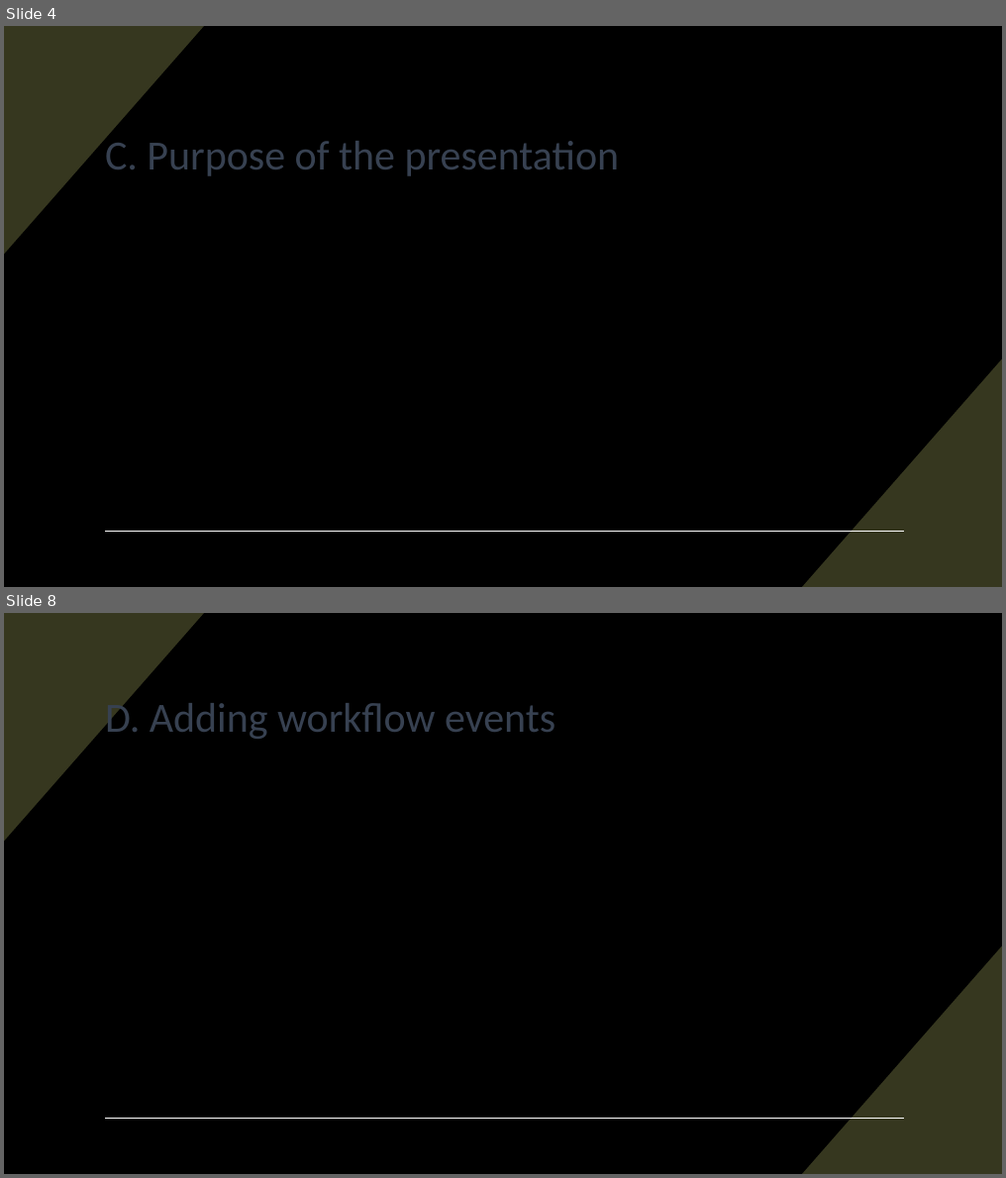
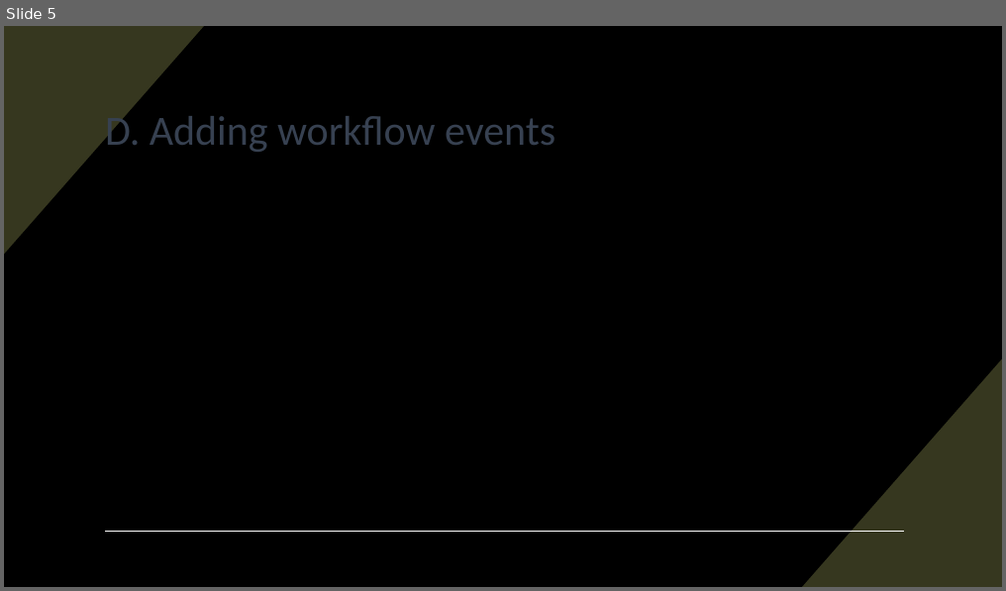
Before and after one commit to pulcher/github-actions-getting-started, a slide deck: getting-started-with-github-actions.pptx. Shown one above the other, each under a label of ours: slides 4 and 8 before the commit, slide 5 after it; the slides between them are not shown. The pictures are 1006x1178 and 1006x591 pixels, drawn with LibreOffice and Linux fonts; fonts in the diff are those of the drawing. Boxes give left, top, right and bottom in pixels: in the first picture for what was removed or moved away, otherwise in the second. Text is boxed around its words. In the diff, an @@ line names an element or a change of style, - is before the commit and + after.

```diff
--- a/getting-started-with-github-actions.pptx
+++ b/getting-started-with-github-actions.pptx
@@ slide 4 removed at [4, 26, 1002, 587], background #000000; not listed: 3 template elements that a slide beside it also shows @@
@@ title removed at [105, 135, 620, 176] @@
-C. Purpose of the presentation
@@ what was slide 8 is now slide 5 @@
```
Also in this commit, not shown: 4 slides changed, 1 slide added, 3 other slides removed.
